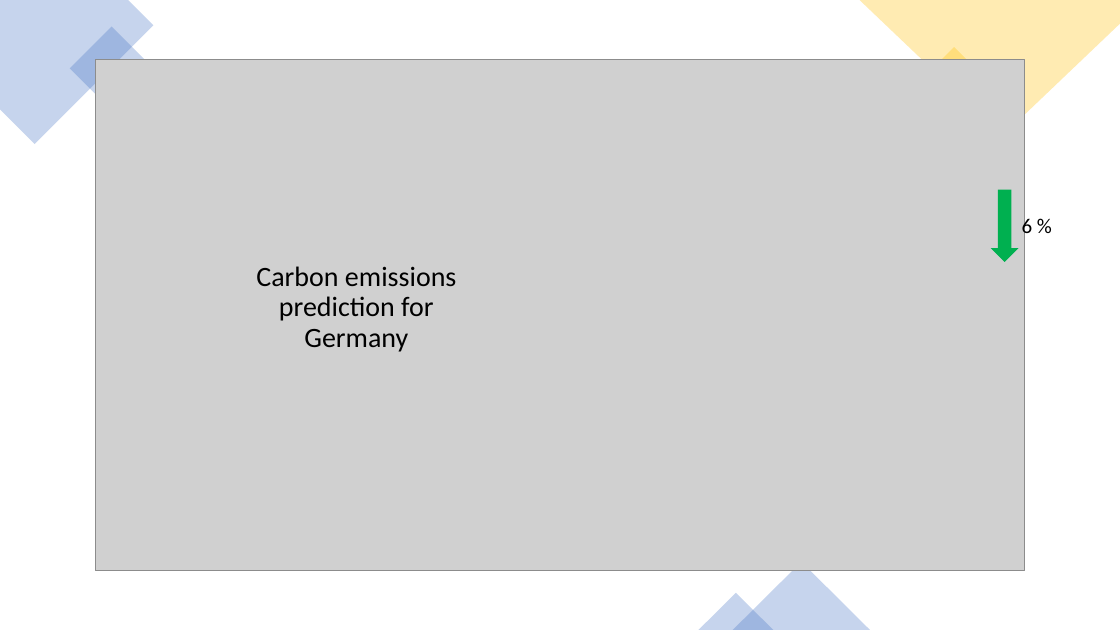
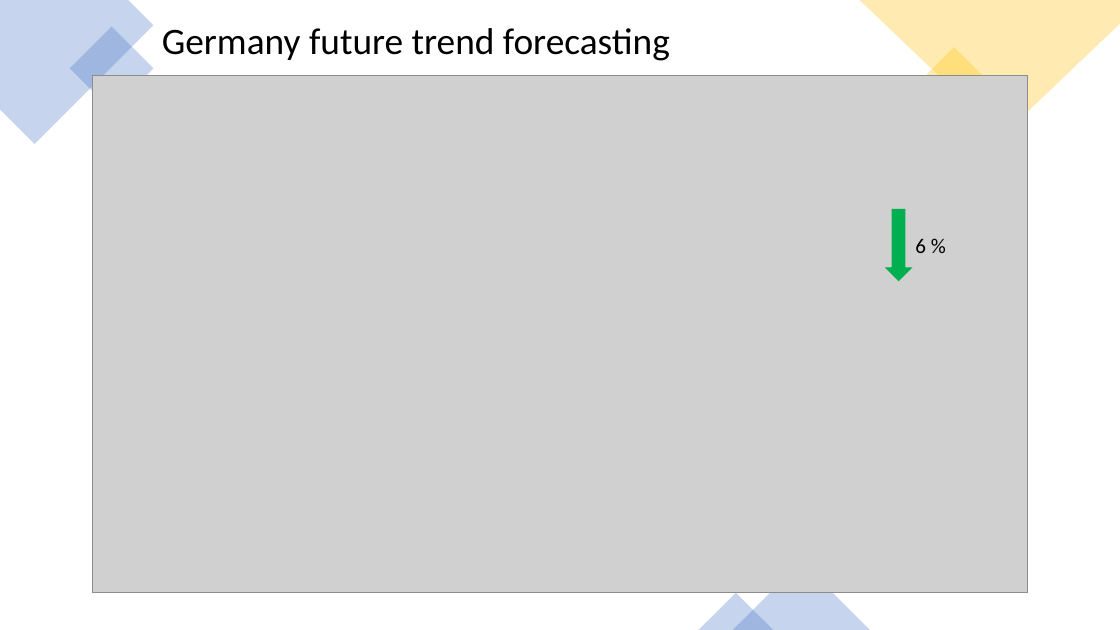
Before and after one commit to danilogiarlini/Global-CO2-Emission-Forecasting, a slide deck: slide 9 of Visualization/GlobalCO2Emission.pptx. Drawn at 1120x630 pixels with LibreOffice and Linux fonts; fonts in the diff are those of the drawing; grey boxes stand for pictures. Boxes give left, top, right and bottom in pixels: in the first picture for what was removed or moved away, otherwise in the second. Text is boxed around its words. In the diff, an @@ line names an element or a change of style, - is before the commit and + after.

```diff
--- a/Visualization/GlobalCO2Emission.pptx
+++ b/Visualization/GlobalCO2Emission.pptx
@@ text added at bbox=[162, 28, 670, 61], 32 pt, text #000000 @@
+Germany future trend forecasting
@@ picture: place and size @@
-picture at bbox=[95, 59, 1025, 571]
+picture at bbox=[92, 76, 1028, 593]
@@ up arrow: place and size @@
-up arrow at bbox=[992, 191, 1017, 261]
+up arrow at bbox=[886, 209, 912, 280]
@@ text "6 %" rewrapped from bbox=[1022, 216, 1033, 240] to bbox=[915, 239, 926, 253] @@
@@ text removed at bbox=[256, 266, 456, 352] @@
-Carbon emissions prediction for Germany
```
Also in this commit, not shown: 4 other slides changed.
